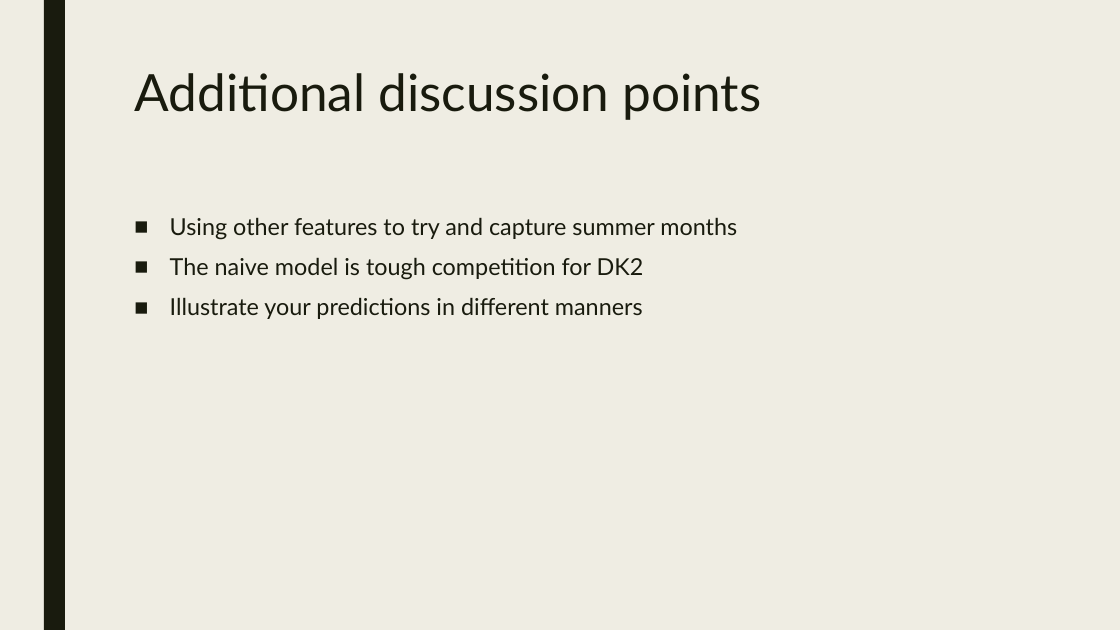
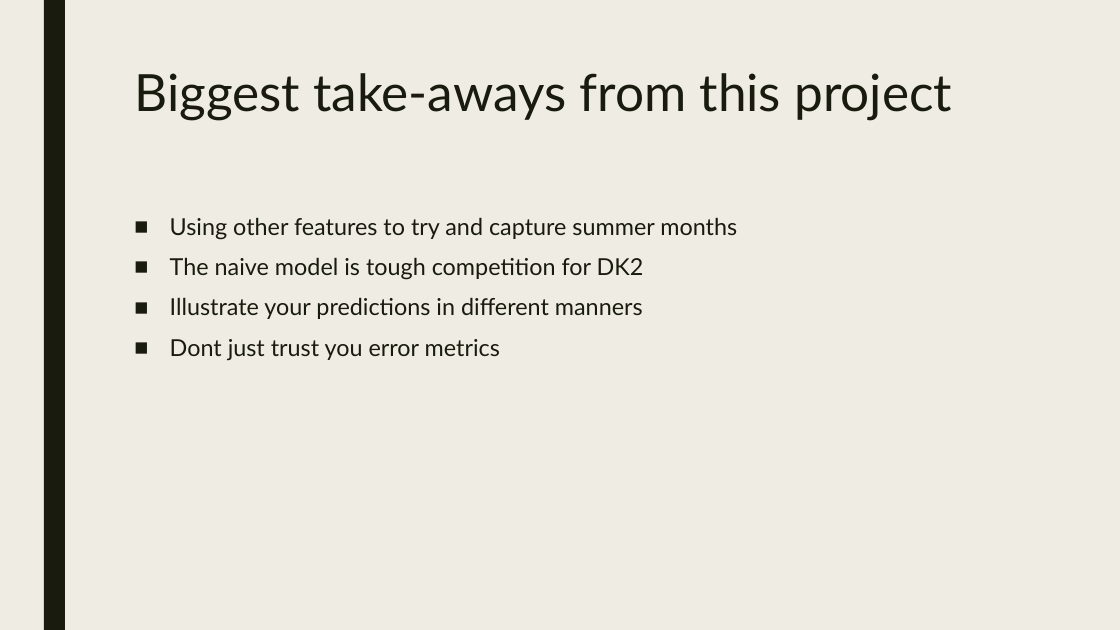
Before and after one commit to mathh17/Speciale, a slide deck: slide 20 of PP/Exploring climate data’s relevance to predict energy consumption.pptx. Drawn at 1120x630 pixels with LibreOffice and Linux fonts; fonts in the diff are those of the drawing. Boxes give left, top, right and bottom in pixels: in the first picture for what was removed or moved away, otherwise in the second. Text is boxed around its words. In the diff, an @@ line names an element or a change of style, - is before the commit and + after.

Commit message:
PP done

```diff
--- a/PP/Exploring climate data’s relevance to predict energy consumption.pptx
+++ b/PP/Exploring climate data’s relevance to predict energy consumption.pptx
@@ title at box(134, 73, 952, 120): text changed @@
-Additional discussion points
+Biggest take-aways from this project
@@ text at box(170, 339, 500, 361): paragraph added @@
+■ Dont just trust you error metrics
```
Also in this commit, not shown: 2 other slides changed.
